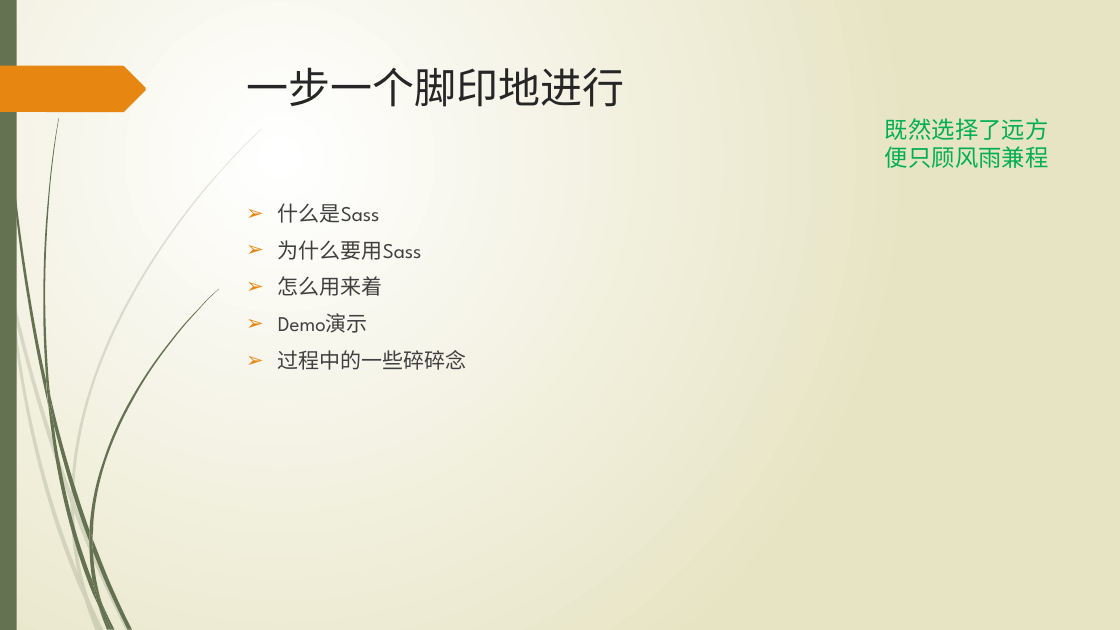
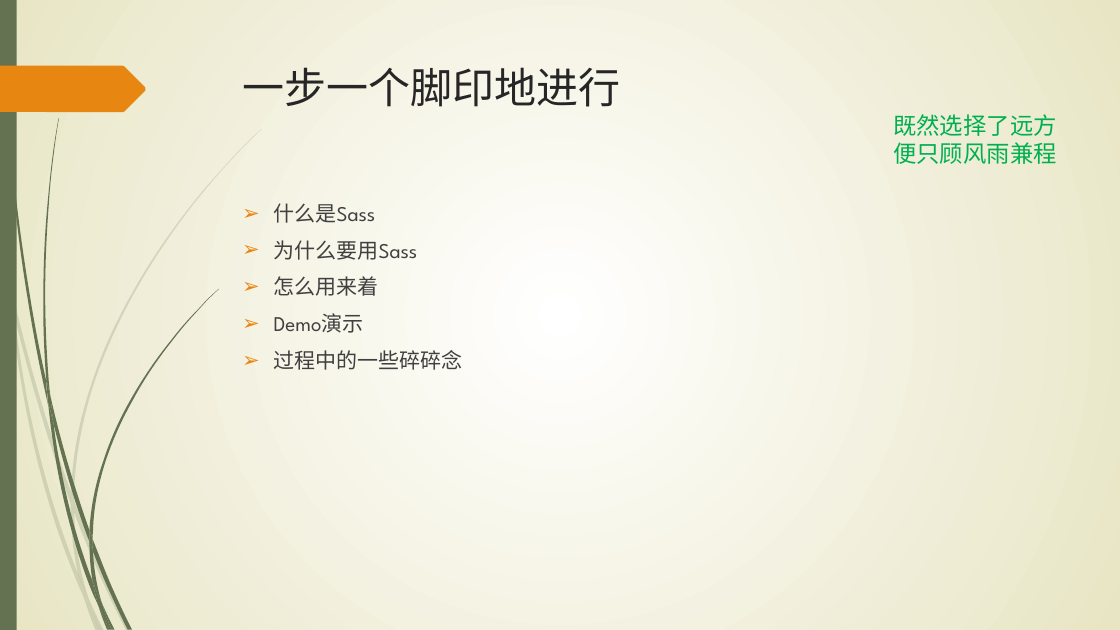
Before and after one commit to wangweihui/sassdemo, a slide deck: slide 3 of SASS愈行愈远.pptx. Drawn at 1120x630 pixels with LibreOffice and Linux fonts; fonts in the diff are those of the drawing. Boxes give left, top, right and bottom in pixels: in the first picture for what was removed or moved away, otherwise in the second. Text is boxed around its words. In the diff, an @@ line names an element or a change of style, - is before the commit and + after.

```diff
--- a/SASS愈行愈远.pptx
+++ b/SASS愈行愈远.pptx
@@ background gradient #FFFFFF to #E8E6C4 to gradient #FFFFFF to #E8E5C4 @@
@@ title "一步一个脚印地进行": place and size @@
-title "一步一个脚印地进行" at [247, 67, 625, 107]
+title "一步一个脚印地进行" at [242, 67, 620, 107]
@@ text "既然选择了远方": place and size @@
-text "既然选择了远方" at [885, 118, 1049, 168]
+text "既然选择了远方" at [893, 114, 1057, 164]
@@ text "什么是Sass": place and size @@
-text "什么是Sass" at [278, 203, 467, 370]
+text "什么是Sass" at [274, 203, 463, 370]
@@ freeform shape at [89, 289, 218, 539]: outline redrawn @@
```
Also in this commit, not shown: 10 other slides changed, 1 slide added.
